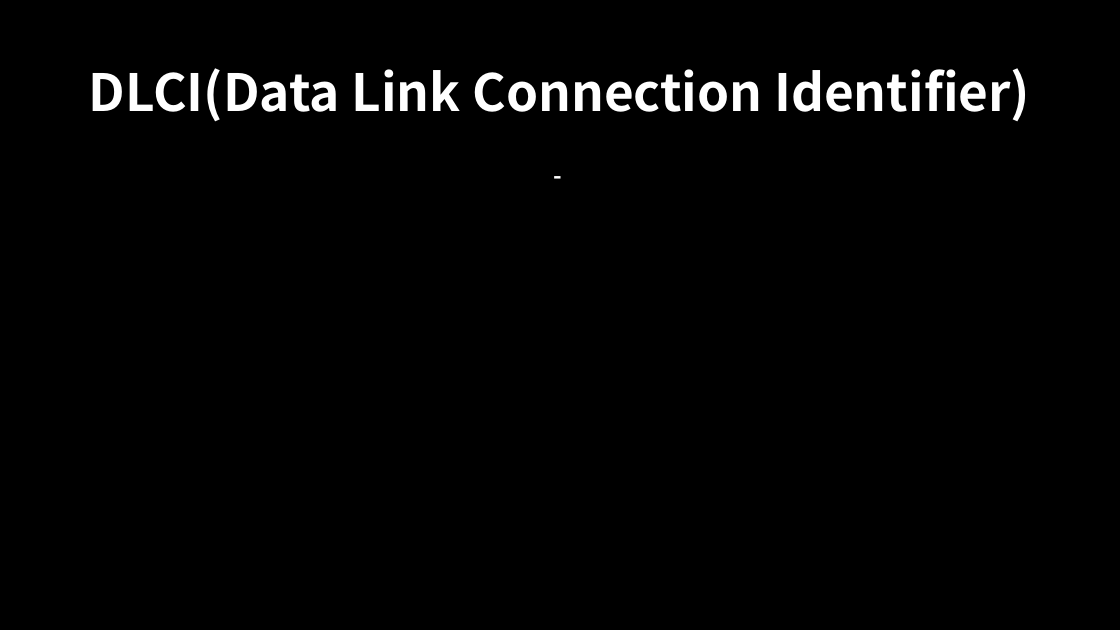
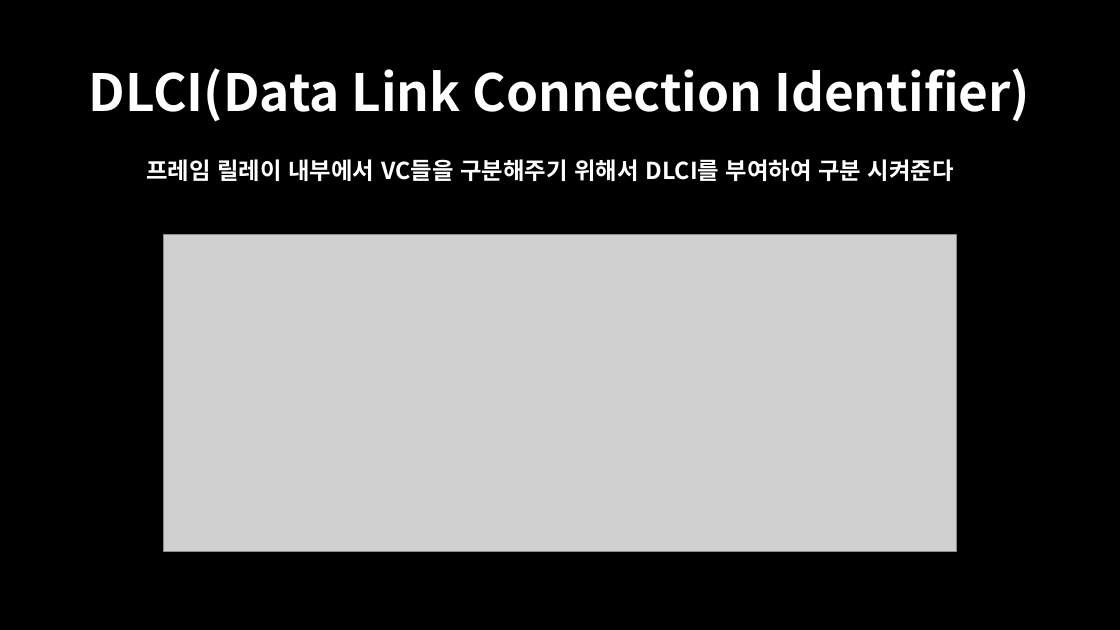
Before and after one commit to oceanwater1234/Network, a slide deck: slide 6 of 8. Frame-Relay/Packet Tracer - Frame-Relay.pptx (slide 7 before the commit). Drawn at 1120x630 pixels with LibreOffice and Linux fonts; fonts in the diff are those of the drawing; grey boxes stand for pictures. Boxes give left, top, right and bottom in pixels: in the first picture for what was removed or moved away, otherwise in the second. Text is boxed around its words. In the diff, an @@ line names an element or a change of style, - is before the commit and + after.

```diff
--- a/8. Frame-Relay/Packet Tracer - Frame-Relay.pptx
+++ b/8. Frame-Relay/Packet Tracer - Frame-Relay.pptx
@@ text at (146, 159, 954, 181): text changed @@
--
+프레임 릴레이 내부에서 VC들을 구분해주기 위해서 DLCI를 부여하여 구분 시켜준다
@@ picture added at (164, 235, 957, 552) @@
```
Also in this commit, not shown: 6 other slides changed, 4 slides added, 1 slide removed, 1 other file.
